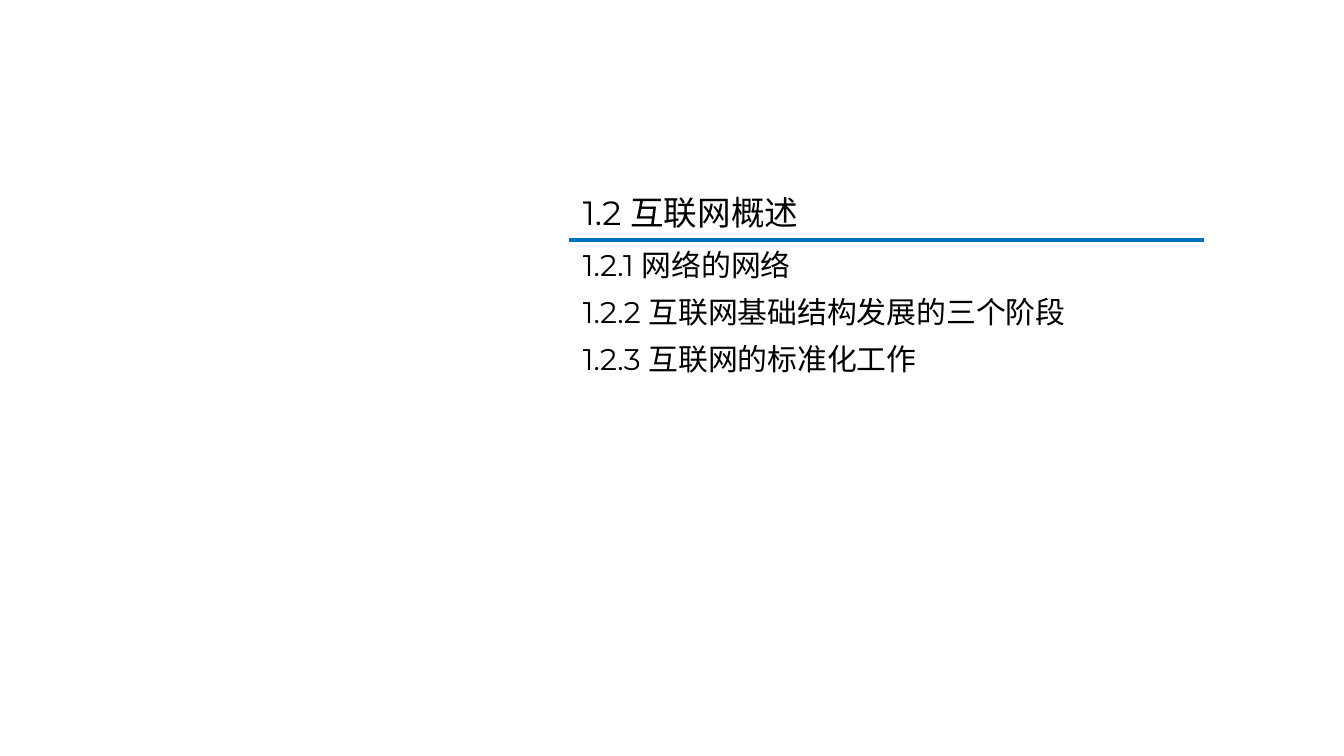
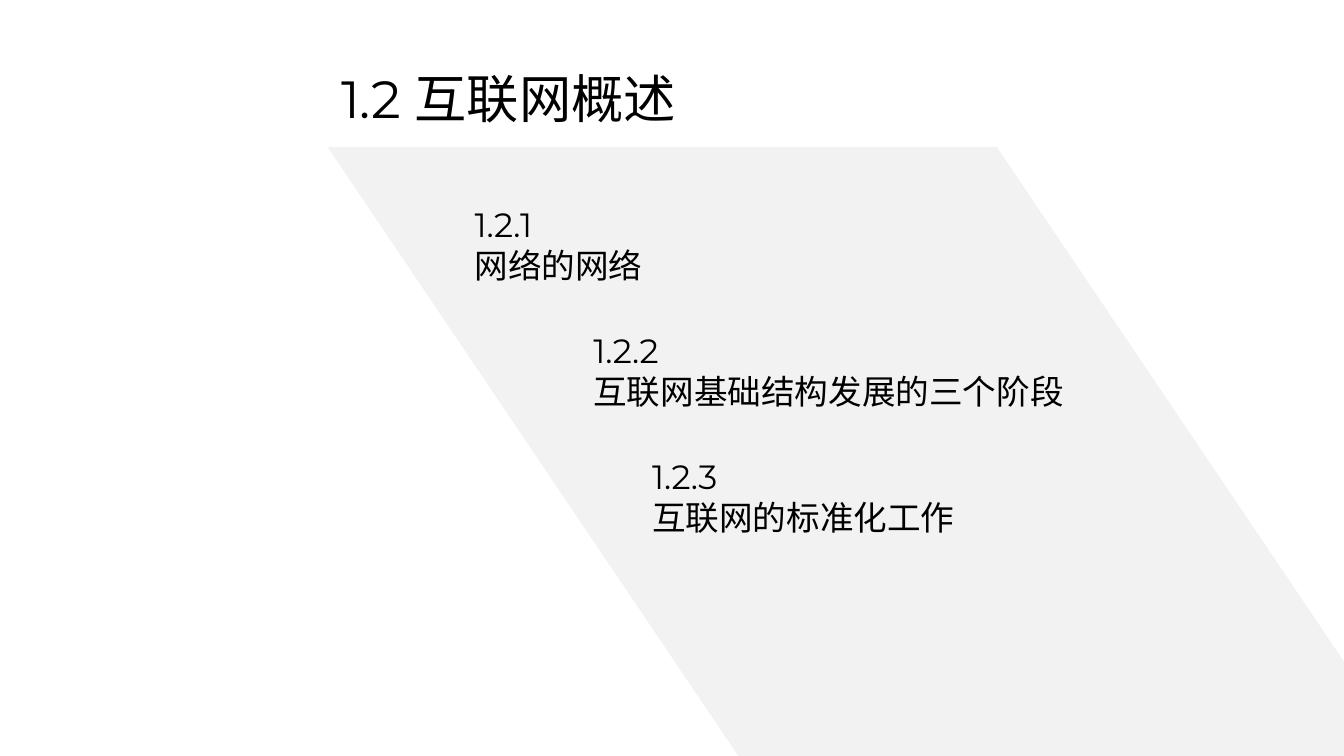
Before and after one commit to glplaman/glplaman.github.io, a slide deck: slide 13 of network/ppt/chap1.pptx. Drawn at 1344x756 pixels with LibreOffice and Linux fonts; fonts in the diff are those of the drawing; background and template pictures are left out. Boxes give left, top, right and bottom in pixels: in the first picture for what was removed or moved away, otherwise in the second. Text is boxed around its words. In the diff, an @@ line names an element or a change of style, - is before the commit and + after.

```diff
--- a/network/ppt/chap1.pptx
+++ b/network/ppt/chap1.pptx
@@ title "1.2 互联网概述": place and size @@
-title "1.2 互联网概述" at <box>583,196,798,228</box>
+title "1.2 互联网概述" at <box>341,74,676,123</box>
@@ title "1.2 互联网概述" at <box>341,74,676,123</box>: size 18 to 28 pt; line spacing 0.9 to 1 @@
@@ freeform shape added at <box>328,146,1344,755</box>, fill #F2F2F2 @@
@@ line removed from (535, 185) to (535, 450) @@
@@ text added at <box>475,213,643,281</box>, 18 pt, text #000000 @@
+1.2.1
+网络的网络
@@ line removed from (570, 239) to (1204, 239) @@
@@ text at <box>593,339,1063,407</box>: text changed; size 16 to 18 pt @@
-1.2.1 网络的网络
-1.2.2 互联网基础结构发展的三个阶段
-1.2.3 互联网的标准化工作
+1.2.2
+互联网基础结构发展的三个阶段
@@ text added at <box>652,465,954,533</box>, 18 pt, text #000000 @@
+1.2.3
+互联网的标准化工作
```
Also in this commit, not shown: 7 other slides changed, 1 slide added, 1 slide removed, 8 other files.
